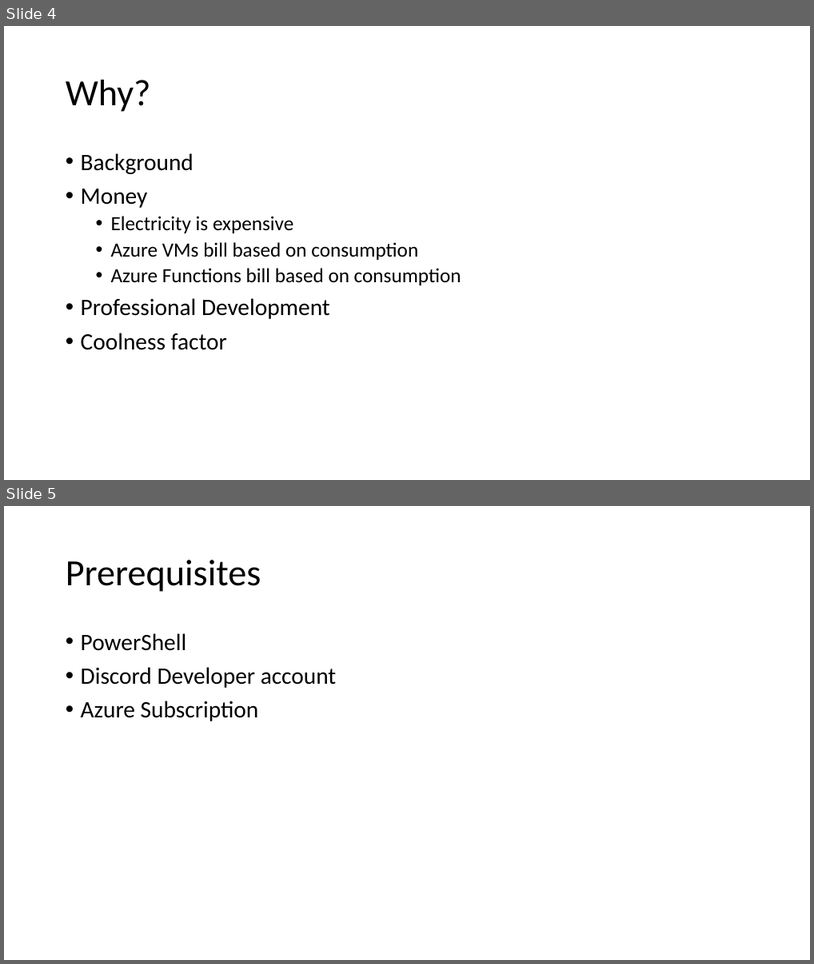
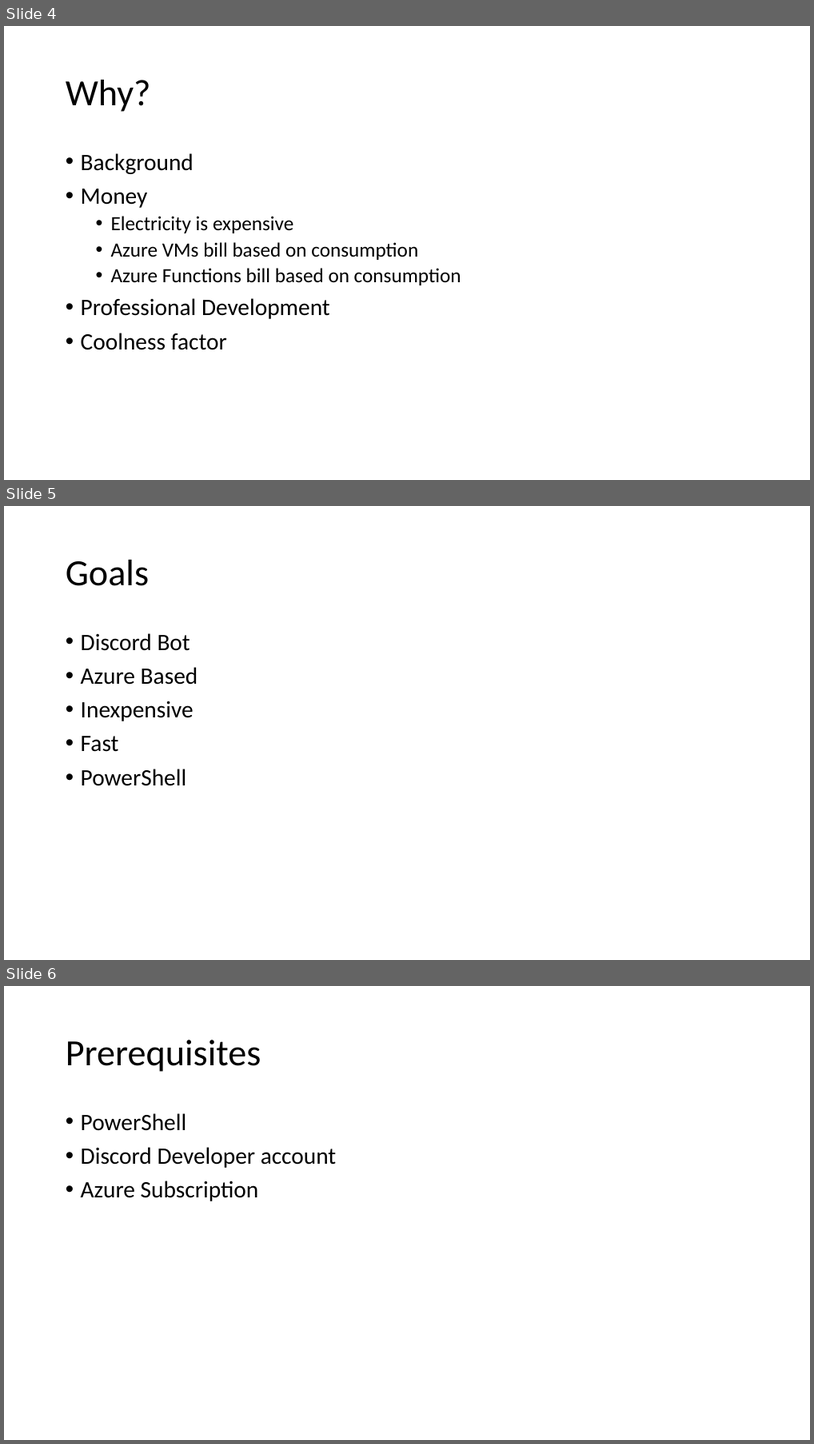
Before and after one commit to ThePoShWolf/Sessions, a slide deck: 2023-04-26 - Building a serverless Discord bot/PowerShell Summit 2023 - Serverless Discord bot.pptx. Shown one above the other, each under a label of ours: slides 4 and 5 before the commit, slides 4, 5 and 6 after it. The pictures are 814x964 and 814x1444 pixels, drawn with LibreOffice and Linux fonts; fonts in the diff are those of the drawing; background and template pictures are left out. Boxes give left, top, right and bottom in pixels: in the first picture for what was removed or moved away, otherwise in the second. Text is boxed around its words. In the diff, an @@ line names an element or a change of style, - is before the commit and + after.

```diff
--- a/2023-04-26 - Building a serverless Discord bot/PowerShell Summit 2023 - Serverless Discord bot.pptx
+++ b/2023-04-26 - Building a serverless Discord bot/PowerShell Summit 2023 - Serverless Discord bot.pptx
@@ slide 5 added at [4, 506, 810, 960], background picture (left out) @@
@@ title added at [66, 560, 149, 586], 44 pt, text #000000 @@
+Goals
@@ text added at [81, 633, 198, 786], 28 pt, text #000000 @@
+• Discord Bot
+• Azure Based
+• Inexpensive
+• Fast
+• PowerShell
@@ what was slide 5 is now slide 6 @@
```
Also in this commit, not shown: 4 slides changed, 1 other slide added.
